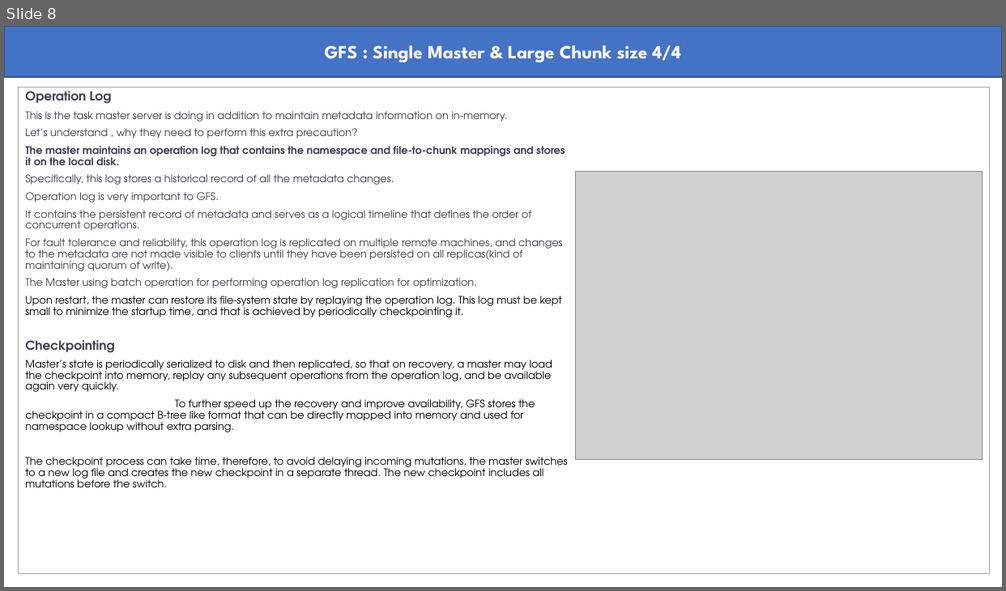
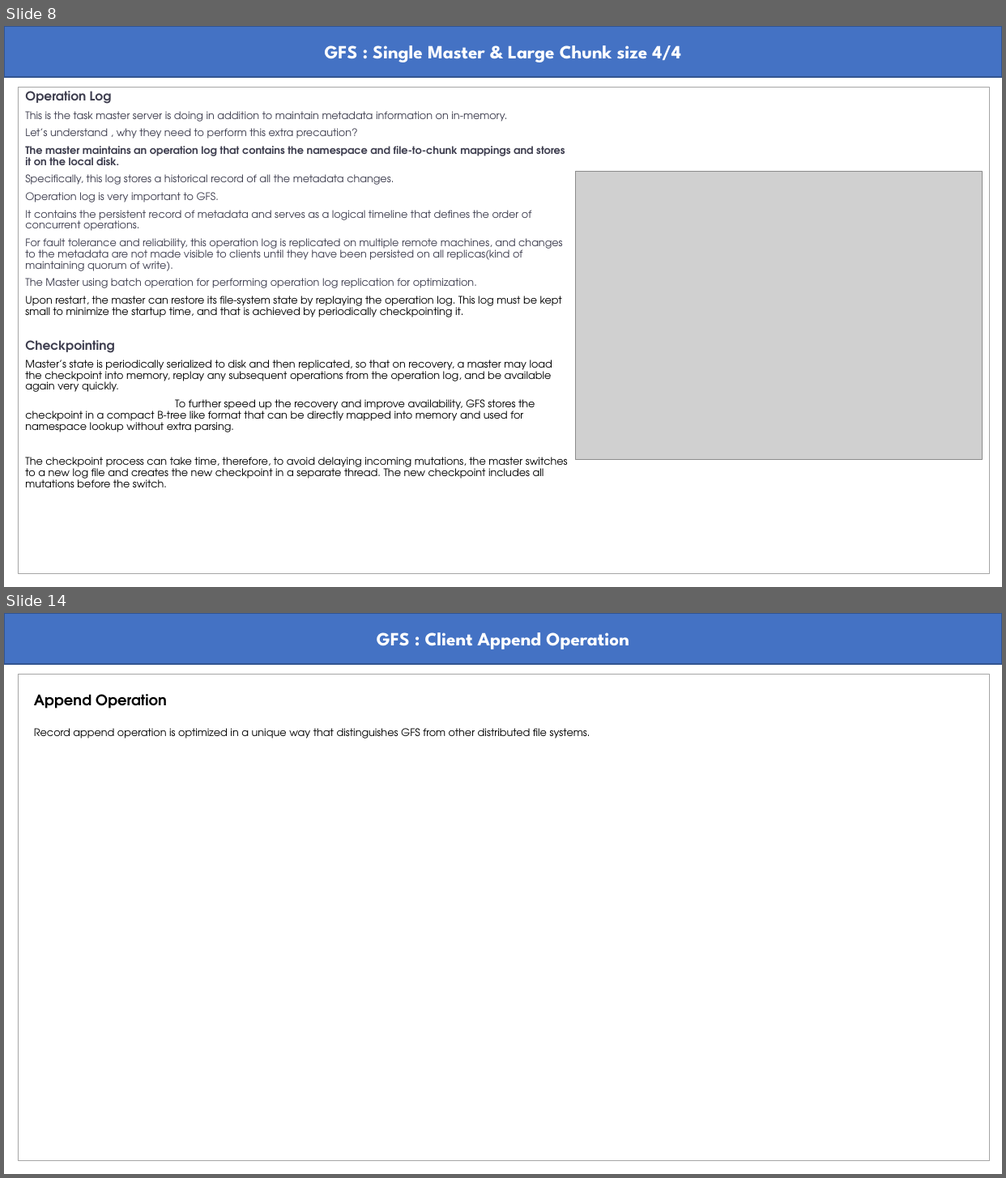
Before and after one commit to abmishra1234/Advanced-System-Design, a slide deck: GFS.pptx. Shown one above the other, each under a label of ours: slide 8 before the commit, slides 8 and 14 after it; the slides between them are not shown. The pictures are 1006x591 and 1006x1178 pixels, drawn with LibreOffice and Linux fonts; fonts in the diff are those of the drawing; grey boxes stand for pictures. Boxes give left, top, right and bottom in pixels: in the first picture for what was removed or moved away, otherwise in the second. Text is boxed around its words. In the diff, an @@ line names an element or a change of style, - is before the commit and + after.

```diff
--- a/GFS.pptx
+++ b/GFS.pptx
@@ slide 14 added at (4,613,1002,1174), background #FFFFFF @@
@@ rectangle added at (4,613,1002,664), fill #4472C4, outline #325491 1 pt, 18 pt, text #FFFFFF, bold @@
+GFS : Client Append Operation
@@ rectangle added at (19,674,990,1161), outline #A5A5A5 0.75 pt @@
@@ text added at (34,694,590,739), 10 pt, text #000000 @@
+Append Operation
+Record append operation is optimized in a unique way that distinguishes GFS from other distributed file systems.
```
Also in this commit, not shown: 1 slide changed, 4 other slides added.
